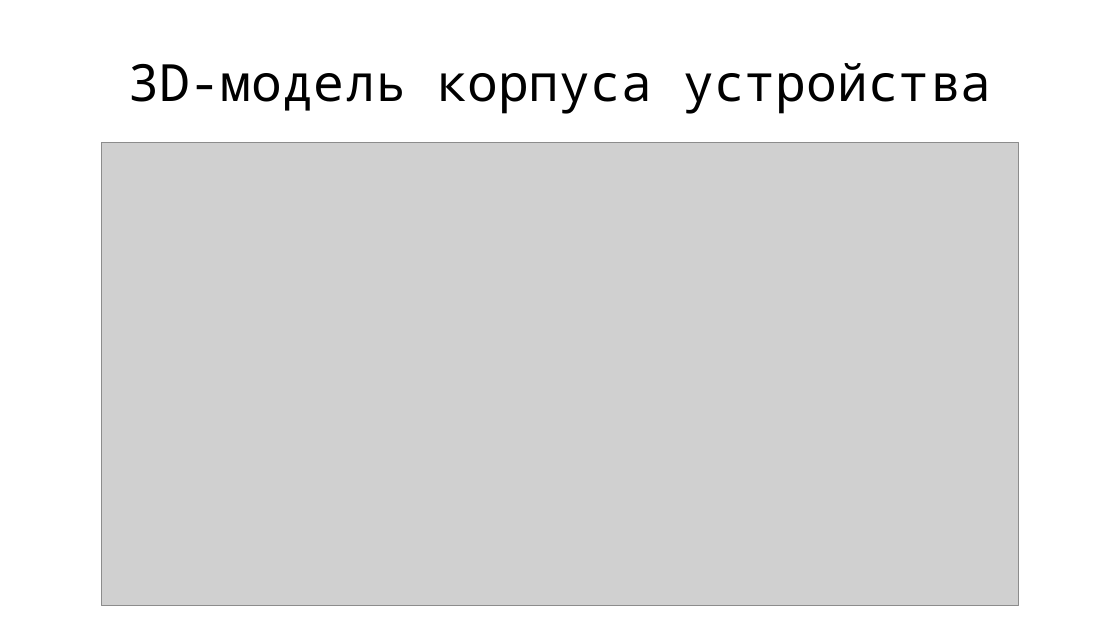
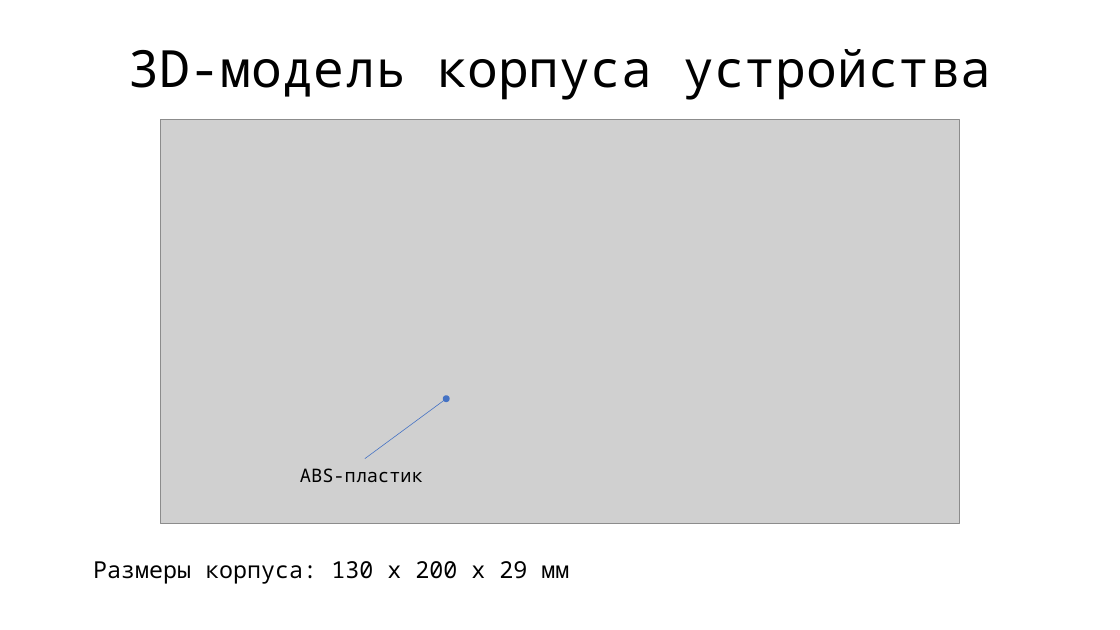
Before and after one commit to SN4NTR/ArduinoSecuritySystem, a slide deck: slide 7 of Final/Presentation.pptx (slide 5 before the commit). Drawn at 1120x630 pixels with LibreOffice and Linux fonts; fonts in the diff are those of the drawing; grey boxes stand for pictures. Boxes give left, top, right and bottom in pixels: in the first picture for what was removed or moved away, otherwise in the second. Text is boxed around its words. In the diff, an @@ line names an element or a change of style, - is before the commit and + after.

```diff
--- a/Final/Presentation.pptx
+++ b/Final/Presentation.pptx
@@ title "3D-модель корпуса устройства": place and size @@
-title "3D-модель корпуса устройства" at bbox=[128, 63, 991, 114]
+title "3D-модель корпуса устройства" at bbox=[128, 49, 991, 100]
@@ picture: place and size @@
-picture at bbox=[101, 142, 1019, 606]
+picture at bbox=[160, 120, 960, 524]
@@ arrow added from (365, 459) to (446, 399), #4472C4 0.5 pt @@
@@ text added at bbox=[300, 468, 423, 482], 16 pt, text #000000 @@
+ABS-пластик
@@ text added at bbox=[93, 561, 569, 584], 20 pt, text #000000 @@
+Размеры корпуса: 130 х 200 х 29 мм
```
Also in this commit, not shown: 5 other slides changed, 2 slides added, 2 other files.
